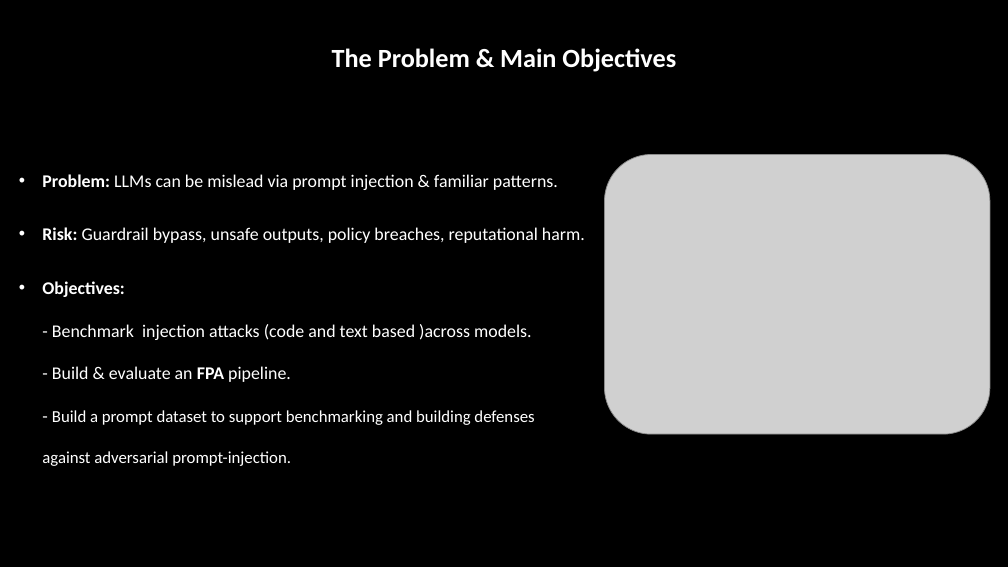
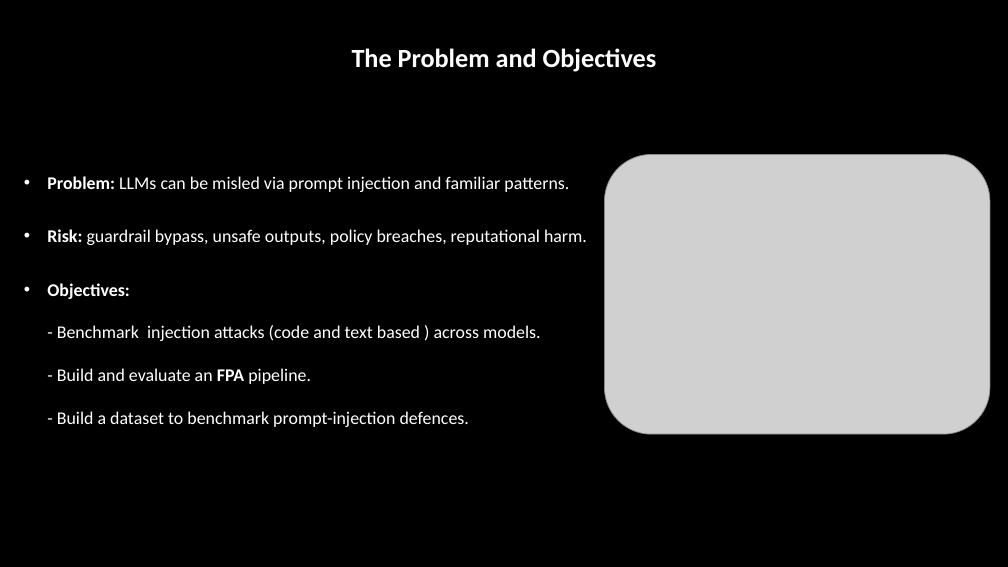
Before and after one commit to Arun-2208/Semester_4_CodeWork_and_CourseWork-, a slide deck: slide 4 of ICT80004-Internship_Project/FINAL PRESENTATION/ICT80004-Final_Project_Presentation_Arun_104837257.pptx. Drawn at 1008x567 pixels with LibreOffice and Linux fonts; fonts in the diff are those of the drawing; grey boxes stand for pictures; background and template pictures are left out. Boxes give left, top, right and bottom in pixels: in the first picture for what was removed or moved away, otherwise in the second. Text is boxed around its words. In the diff, an @@ line names an element or a change of style, - is before the commit and + after.

```diff
--- a/ICT80004-Internship_Project/FINAL PRESENTATION/ICT80004-Final_Project_Presentation_Arun_104837257.pptx
+++ b/ICT80004-Internship_Project/FINAL PRESENTATION/ICT80004-Final_Project_Presentation_Arun_104837257.pptx
@@ text at (x1=352, y1=48, x2=657, y2=72): text changed @@
-The Problem & Main Objectives
+The Problem and Objectives
@@ text at (x1=47, y1=176, x2=587, y2=427): text changed @@
-• Problem: LLMs can be mislead via prompt injection & familiar patterns.
-• Risk: Guardrail bypass, unsafe outputs, policy breaches, reputational harm.
-• Objectives:
-  - Benchmark injection attacks (code and text based )across models.
-  - Build & evaluate an FPA pipeline.
-  - Build a prompt dataset to support benchmarking and building defenses against adversarial prompt-injection.
+• Problem: LLMs can be misled via prompt injection and familiar patterns.
+• Risk: guardrail bypass, unsafe outputs, policy breaches, reputational harm.
+• Objectives:
+  - Benchmark injection attacks (code and text based ) across models.
+  - Build and evaluate an FPA pipeline.
+  - Build a dataset to benchmark prompt-injection defences.
```
Also in this commit, not shown: 19 other slides changed, 3 other files.
